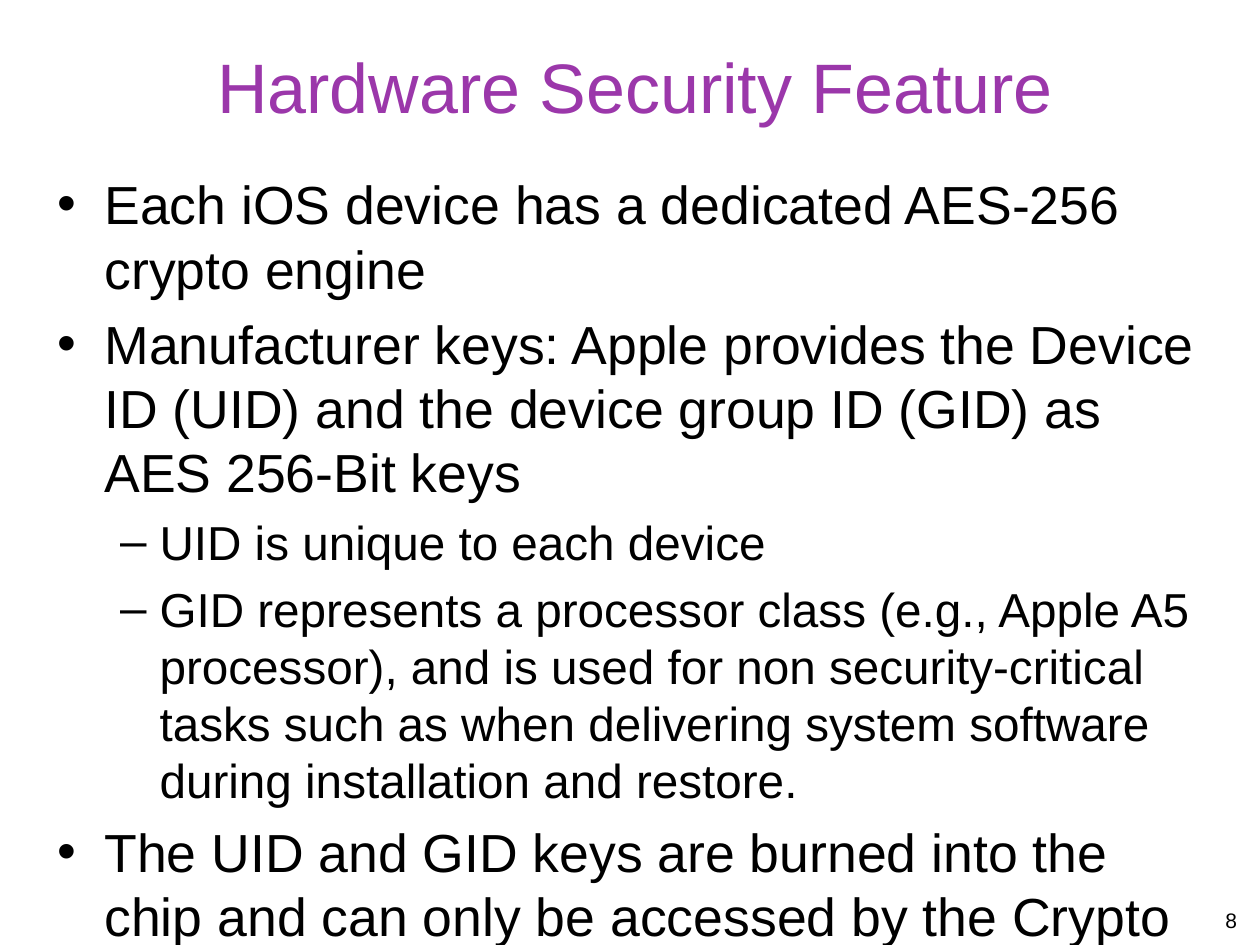
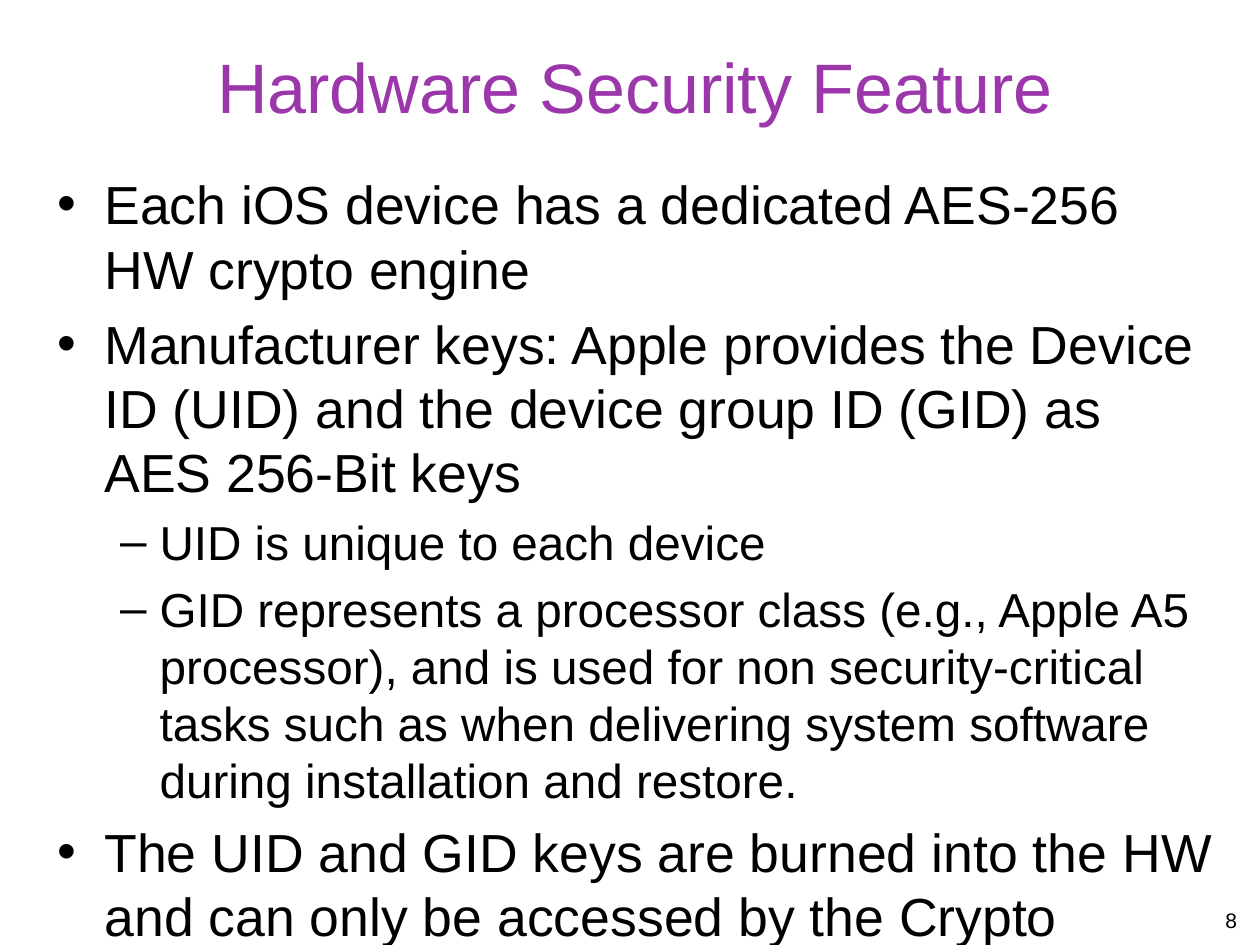
Before and after one commit to gulaoshi/gu.github.io, a slide deck: slide 8 of InfoSec/PPTs/L15-CH24-Wireless Mobile Security.pptx. Drawn at 1260x945 pixels with LibreOffice and Linux fonts; fonts in the diff are those of the drawing. Boxes give left, top, right and bottom in pixels: in the first picture for what was removed or moved away, otherwise in the second. Text is boxed around its words. In the diff, an @@ line names an element or a change of style, - is before the commit and + after.

```diff
--- a/InfoSec/PPTs/L15-CH24-Wireless Mobile Security.pptx
+++ b/InfoSec/PPTs/L15-CH24-Wireless Mobile Security.pptx
@@ text at (x1=104, y1=185, x2=1119, y2=299): text changed @@
-• Each iOS device has a dedicated AES-256 crypto engine
+• Each iOS device has a dedicated AES-256 HW crypto engine
@@ text at (x1=104, y1=833, x2=1211, y2=945): text changed @@
-• The UID and GID keys are burned into the chip and can only be accessed by the Crypto Engine
+• The UID and GID keys are burned into the HW and can only be accessed by the Crypto Engine
```
Also in this commit, not shown: 11 other slides changed, 1 slide removed, 3 other files.
